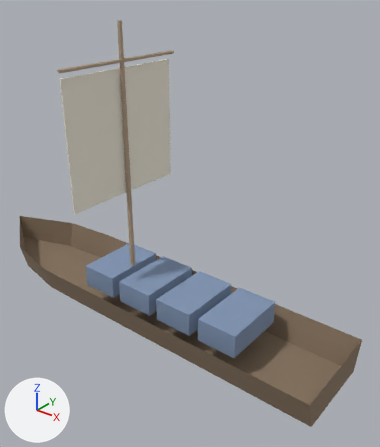
What one commit did to the glTF model web/public/models/navicello.glb.
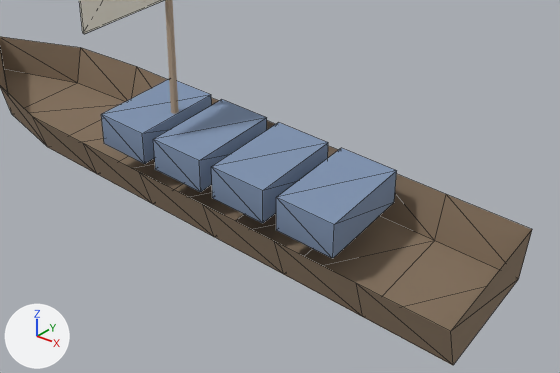
The first picture shows the older version from a camera (50 mm lens) standing at (9.98, -10.2, 9.81) and looking at (1.44, 0.47, 3.2). The close-ups show the older and then the newer version on the part from 5% to 100% of the width and 43% to 97% of the height of that picture. Only the edits that show in the close-ups are written down. Arrows for +X, +Y and +Z are at lower left; the lights stay in place. The close-ups show mesh edges as thin lines. Vertices at exactly the same position are counted once.

The scene before the commit, as lines of its bpy script (objects in view):
```python
me_navicello = bpy.data.meshes.new('navicello')
me_navicello.from_pydata(...)  # 34 vertices, 49 faces; spans x -6.5..6.5, y -1.5..1.5, z 0.0..1.3
me_navicello.materials.append(mat_fs_wood_dark)  # brown #897661
me_navicello_rig = bpy.data.meshes.new('navicello_rig')
me_navicello_rig.from_pydata(...)  # an 8-sided cut cone along z (radius 0.08 at the low end, 0.06 at the high end) spanning x -0.58..-0.42, y -0.08..0.08, z 0.6..8.6; a 6-sided cylinder along y spanning x -0.54..-0.46, y -2.1..2.1, z 7.55..7.65
me_navicello_rig.materials.append(mat_fs_wood)  # beige #b39e86
me_navicello_sail = bpy.data.meshes.new('navicello_sail')
me_navicello_sail.from_pydata(...)  # a box spanning x -0.62..-0.58, y -2.0..2.0, z 3.8..7.4
me_navicello_sail.materials.append(mat_fs_canvas)  # pale yellow #ede7d7
ob_navicello = bpy.data.objects.new('navicello', me_navicello)
ob_navicello.location = (0.0, 0.0, 0.0)
ob_navicello_rig = bpy.data.objects.new('navicello_rig', me_navicello_rig)
ob_navicello_rig.location = (0.0, 0.0, 0.0)
ob_navicello_sail = bpy.data.objects.new('navicello_sail', me_navicello_sail)
ob_navicello_sail.location = (0.0, 0.0, 0.0)
# also in view: 'navicello_cargo' at (1.25, 0.0, 1.0)
```
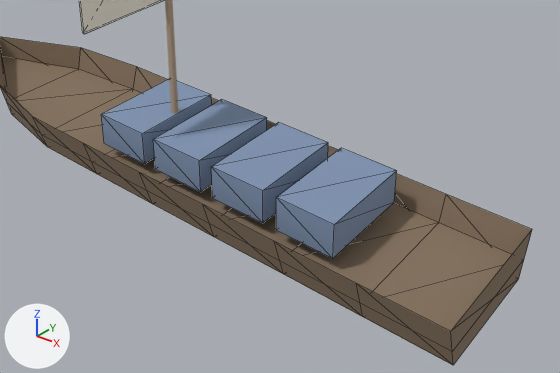
Boxes [x1, y1, x2, y2] around the edits, measured in the close-ups (560 x 373 px):
```json
{"part": 1, "of": "me_navicello", "change": "added", "after": [2, 56, 512, 332], "on screen": "brown"}
```

The change, as JSON lines over the scene's bpy script:
```json
{"block": "me_navicello", "where": "# used by ob_navicello; location = (0.0, 0.0, 0.0)"}
{"op": "remove", "block": "me_navicello", "code": "me_navicello.from_pydata(...)  # 34 vertices, 49 faces; spans x -6.5..6.5, y -1.5..1.5, z 0.0..1.3"}
{"op": "add", "block": "me_navicello", "code": "me_navicello.from_pydata(...)  # 52 vertices, 65 faces; spans x -6.5..6.5, y -1.5..1.5, z 0.0..1.3"}
{"block": "me_navicello", "change": "me_navicello part 1: a new loose piece of 18 vertices spanning x -6.5..6.5, y -1.33..1.33, z 0.36..0.76, in mat_fs_wood_dark (brown #897661)"}
```
